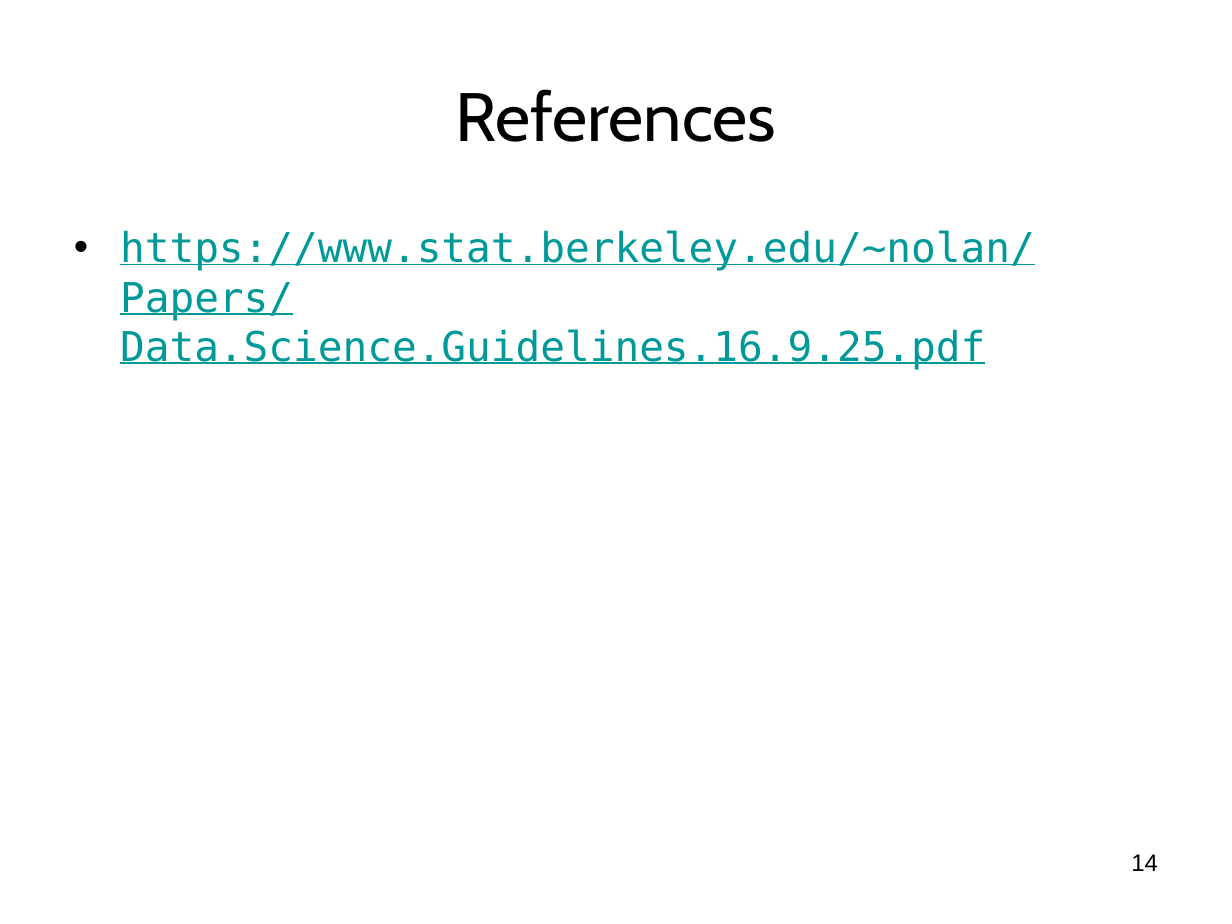
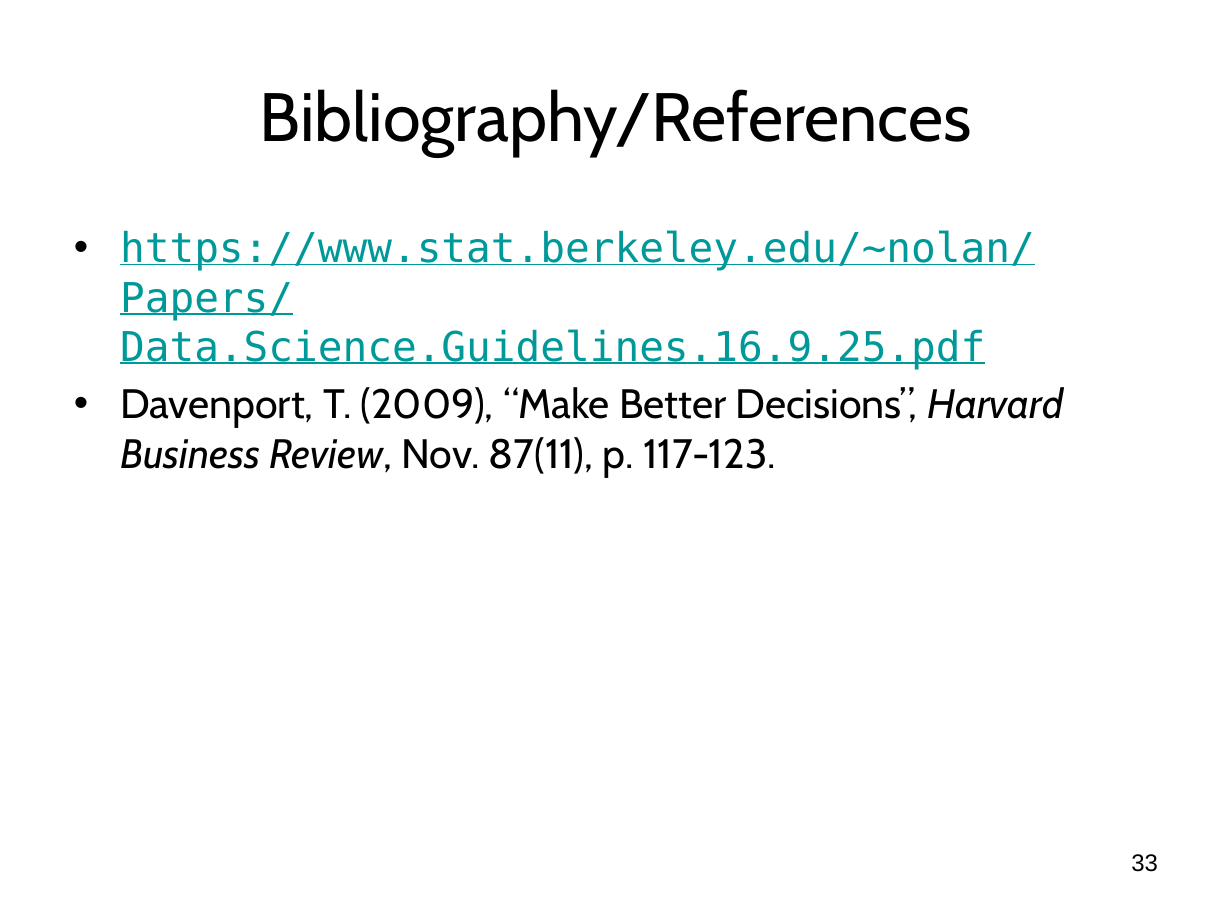
Before and after one commit to wsphd/datajam2018, a slide deck: slide 33 of dj2018.odp (slide 14 before the commit). Drawn at 1232x924 pixels with LibreOffice and Linux fonts; fonts in the diff are those of the drawing. Boxes give left, top, right and bottom in pixels: in the first picture for what was removed or moved away, otherwise in the second. Text is boxed around its words. In the diff, an @@ line names an element or a change of style, - is before the commit and + after.

Commit message:
update

```diff
--- a/dj2018.odp
+++ b/dj2018.odp
@@ title at [260,89,972,156]: text changed @@
-References
+Bibliography/References
@@ text at [120,387,1063,478]: paragraph added @@
+• Davenport, T. (2009), “Make Better Decisions”, Harvard Business Review, Nov. 87(11), p. 117-123.
@@ page number at [1131,854,1158,872]: text changed @@
-14
+33
```
Also in this commit, not shown: 3 other slides changed, 19 slides added.
